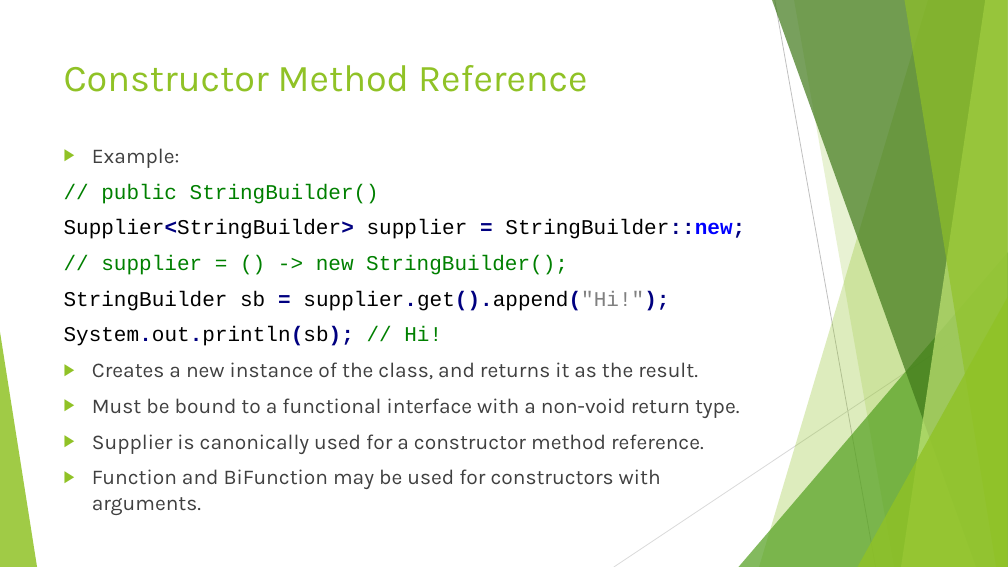
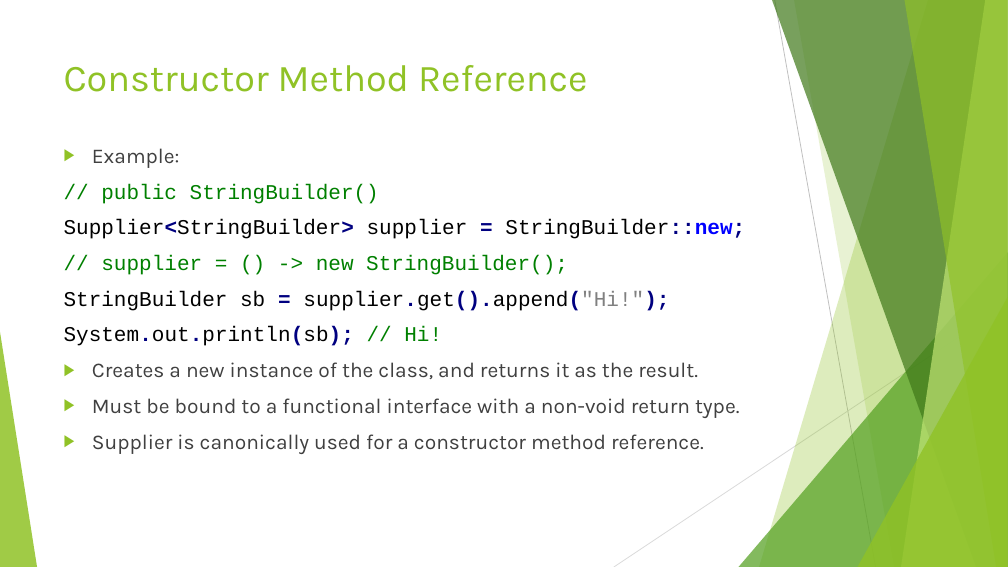
Before and after one commit to RichardRoda/2017-CodePaLOUsa-Lambda, a slide deck: slide 20 of Learning to Love the Lambda in the Stream.pptx (slide 21 before the commit). Drawn at 1008x567 pixels with LibreOffice and Linux fonts; fonts in the diff are those of the drawing. Boxes give left, top, right and bottom in pixels: in the first picture for what was removed or moved away, otherwise in the second. Text is boxed around its words. In the diff, an @@ line names an element or a change of style, - is before the commit and + after.

```diff
--- a/Learning to Love the Lambda in the Stream.pptx
+++ b/Learning to Love the Lambda in the Stream.pptx
@@ text at (92, 469, 661, 489): paragraph removed @@
-▶ Function and BiFunction may be used for constructors with arguments.
```
Also in this commit, not shown: 12 other slides changed, 3 slides added, 1 slide removed, 1 other file.
